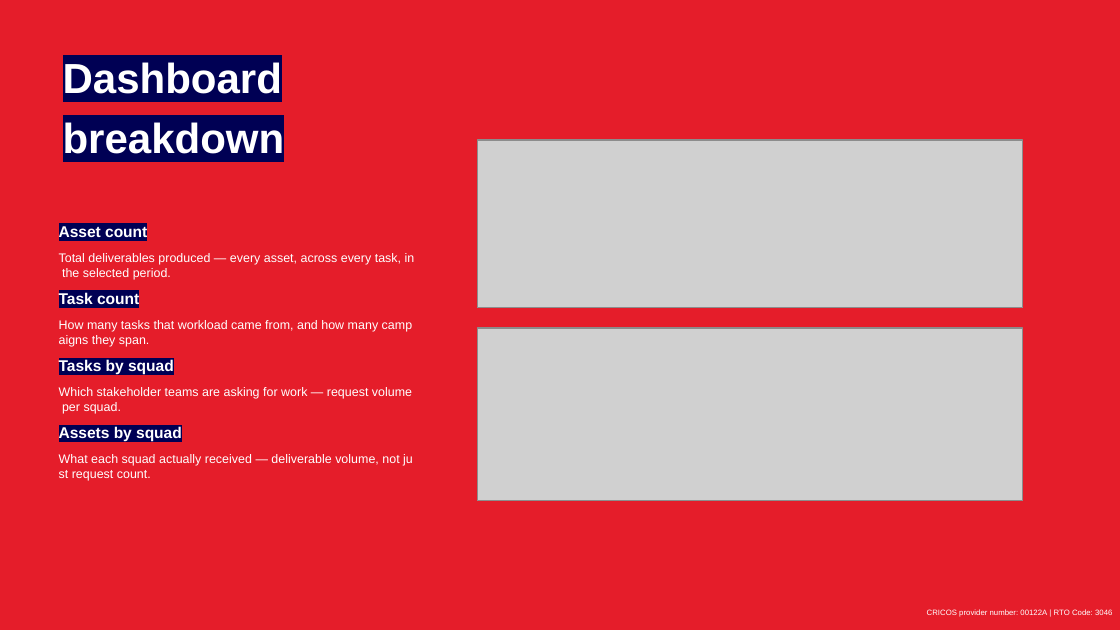
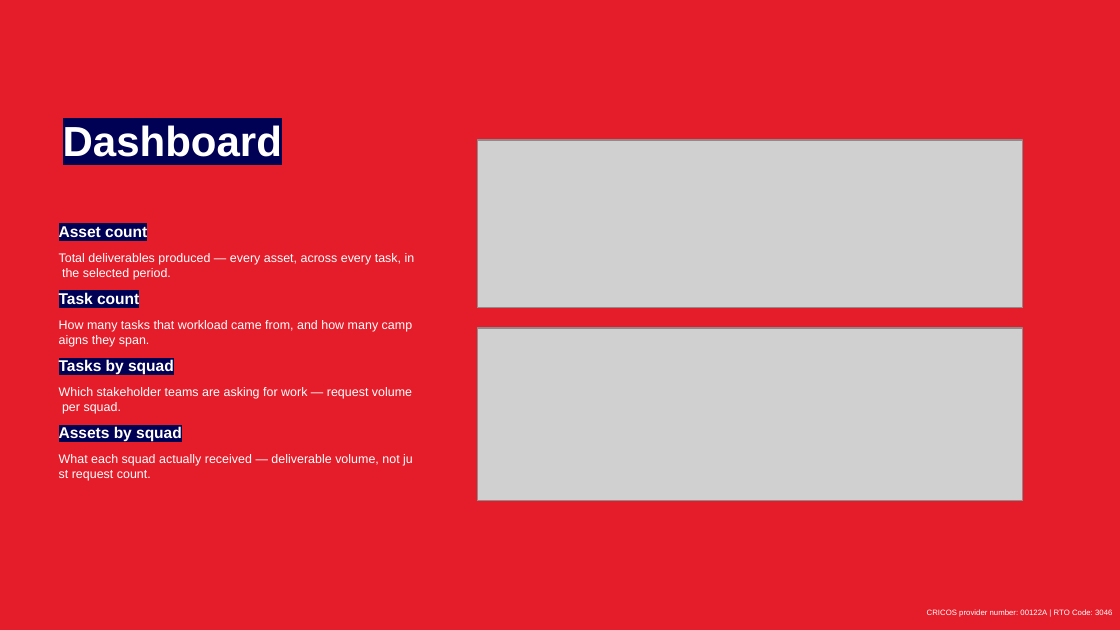
Before and after one commit to westmere7/Mel_WorkloadReport, a slide deck: slide 4 of Docs/Workload Report User Guide.pptx (slide 3 before the commit). Drawn at 1120x630 pixels with LibreOffice and Linux fonts; fonts in the diff are those of the drawing; grey boxes stand for pictures; background and template pictures are left out. Boxes give left, top, right and bottom in pixels: in the first picture for what was removed or moved away, otherwise in the second. Text is boxed around its words. In the diff, an @@ line names an element or a change of style, - is before the commit and + after.

```diff
--- a/Docs/Workload Report User Guide.pptx
+++ b/Docs/Workload Report User Guide.pptx
@@ subtitle "Dashboard": place and size @@
-subtitle "Dashboard" at [63,62,285,161]
+subtitle "Dashboard" at [63,125,282,157]
@@ subtitle at [63,119,285,161]: paragraph removed @@
-breakdown
```
Also in this commit, not shown: 5 other slides changed, 10 slides added, 5 slides removed.
